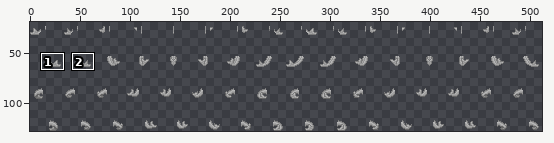
Two versions of one sprite sheet, Resources/Textures/Mobs/Customization/reptilian_parts.rsi/tail_aquatic_wagging.png. Above, an overview of the earlier version with the close-up marked.
Close-up. Earlier state:
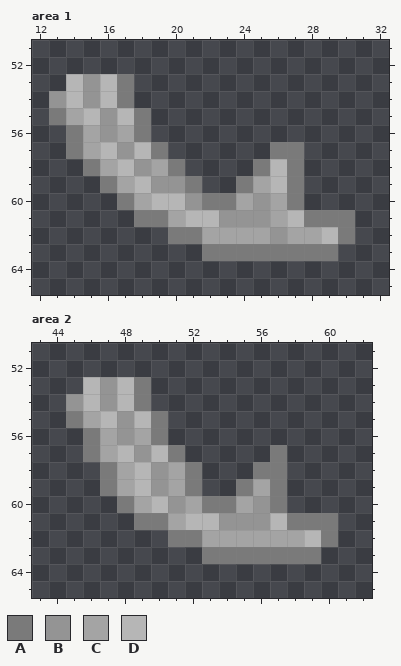
The file is 512x128 pixels. Colours within 5 levels of each other are drawn and written as one. Shown: area 1: x 12..32, y 51..65; area 2: x 43..62, y 51..65. The wide view leaves out empty margins. The commit also changed other parts of the picture, which this record leaves out.
Palette (. is transparent): A #7a7a7a  B #949494  C #a4a4a4  D #b6b6b6
Pixels before, area 1, first column x 13:
53 .DBDA.............
54 BDBDA.............
55 ACDBDA............
56 .ACBCA............
57 .ACDBDA......AA...
58 ..ACDBCA....ADA...
59 ...ACDBBA..ACDA...
60 ....ACDDBAACBCA...
61 .....AACDDBBBCDAAA
62 .......AACCCCBCCDA
63 .........AAAAAAAA.
Pixels before, area 2, first column x 45:
53 .DBDA...........
54 BDBDA...........
55 ACDBDA..........
56 .ACBCA..........
57 .ACDBDA.....A...
58 ..ACDBCA...AA...
59 ..ACDBCA..ACA...
60 ...ACDBCAACBA...
61 ....AACDDBBBDAAA
62 ......AACCCCCCDA
63 ........AAAAAAA.
Now the later version:
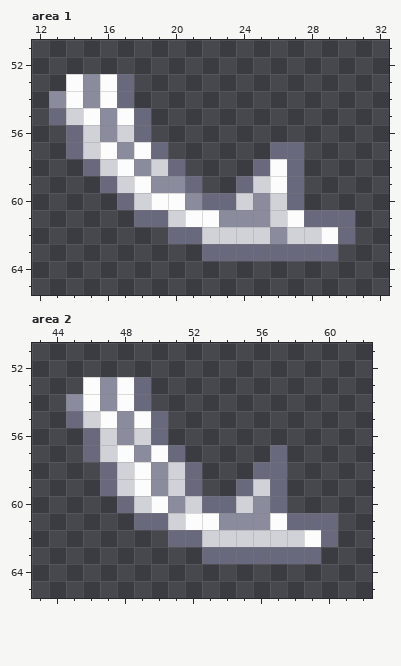
The edit:
colour A: #7a7a7a -> #68697d
colour B: #949494 -> #8a8b9d
colour C: #a4a4a4 -> #d1d1d8
colour D: #b6b6b6 -> #fcfcfd
Boxes around the changes in both close-ups, in picture pixels (x1, y1, x2, y2):
changed: (49, 74, 355, 261)
changed: (66, 377, 338, 564)
